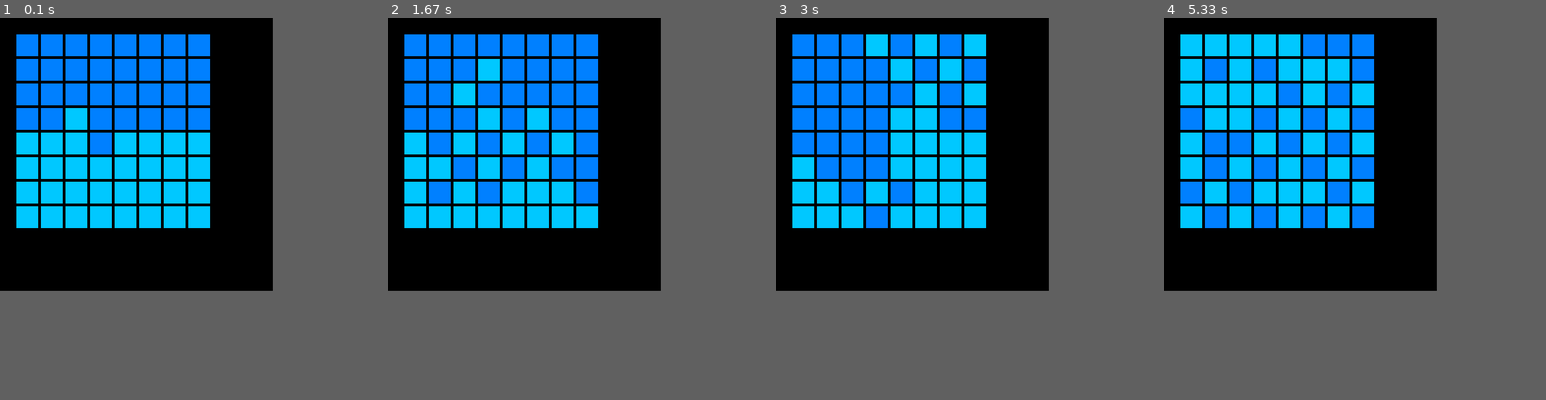
Above: before the commit, frames 1-4 (left to right).
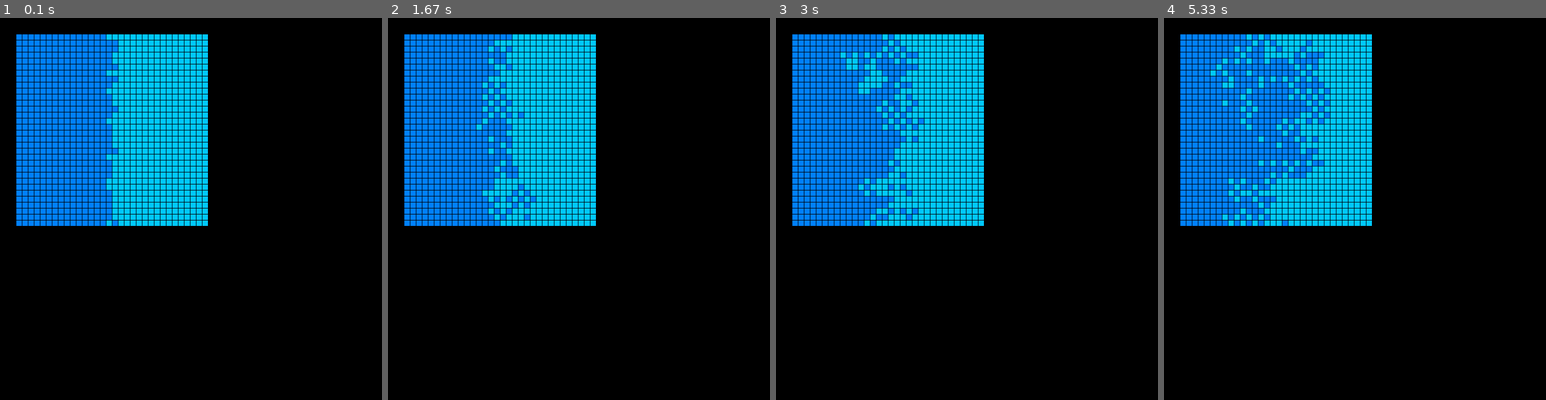
Above: after the commit, the same moments.

Repository: PratikshaJain37/Pixels-Fighting-pygame
Game: pygame game, started from main.py
The game is run twice, just before and just after one commit, with the same random seed, the same clock (stepped at 60 frames per second) and the same inputs.
Inputs:
- Up to frame 1 (0.1 s): no input
- Up to frame 2 (1.67 s): no input
- Up to frame 3 (3 s): no input
- Up to frame 4 (5.33 s): no input
The window is 500x500 before the commit and 700x700 after it. Grey fills any space a smaller window leaves; there, only what the larger window draws over its background counts as a difference.

The runs differ from the first frame. In frame 1, 16% of the frame differs, in the area x 4-55%, y 4-55%; in frame 2, 17%; in frame 3, 13%; in frame 4, 17%.

Commit message:
v1.2: Changeable grid size

Diff:
--- a/helpers.py
+++ b/helpers.py
@@ -2,15 +2,12 @@
 
 import random
 import numpy as np
-import time
 
-current_status = np.array([[0,0,0,0,1,1,1,1],[0,0,0,0,1,1,1,1],[0,0,0,0,1,1,1,1],[0,0,0,0,1,1,1,1],[0,0,0,0,1,1,1,1],[0,0,0,0,1,1,1,1],[0,0,0,0,1,1,1,1],[0,0,0,0,1,1,1,1]])
-
-def UpdateArray(current_status):
-    updated_status = np.zeros((8,8), dtype=int)
-    for i in range(0,8):
-        for j in range(0,8):
-            updated_status[i][j] = GetStatus(GetAliveRatio(i,j,current_status))
+def UpdateArray(current_status, INT):
+    updated_status = np.zeros((INT,INT), dtype=int)
+    for i in range(0,INT):
+        for j in range(0,INT):
+            updated_status[i][j] = GetStatus(GetAliveRatio(i,j,current_status,INT))
 
     return updated_status
 
@@ -21,27 +18,20 @@
     else:
         return 0
 
-def GetAliveRatio(x,y,current_status_array):
+def GetAliveRatio(x,y,current_status_array,INT):
     around_alive = 0
     around_total = 0
     for i in range(x-1,x+2):
-            if i in range(0,8) and i != x:
-                around_total += 1
-                if current_status_array[i][y] == 1:
-                    around_alive += 1
+        if i in range(0,INT) and i != x:
+            around_total += 1
+            if current_status_array[i][y] == 1:
+                around_alive += 1
 
     for j in range(y-1,y+2):
-        if j in range(0,8) and j != y:
+        if j in range(0,INT) and j != y:
             around_total += 1
             if current_status_array[x][j] == 1:
                 around_alive += 1
 
 
     return around_alive/around_total
-
-
-print(current_status)
-for i in range(1000):
-    current_status = UpdateArray(current_status)
-
-print (current_status)
--- a/main.py
+++ b/main.py
@@ -1,5 +1,7 @@
 # Main.py #
 # Author: Pratiksha Jain #
+
+# ---------------------#
 
 # Imports #
 import pygame
@@ -8,72 +10,90 @@
 import random
 import numpy as np
 
+# ---------------------#
+
 # Initialize Pygame
 pygame.init()
 
 # Initialize screen, status and clock
-screen = pygame.display.set_mode((500,500))
+screen = pygame.display.set_mode((700,700))
 running = True
 clock = pygame.time.Clock()
-
 
 # Defining Colors
 DARK_BLUE = (0,128,255)
 BLUE = (0,200,255)
 
-# Starting status of array
-current_status_array = np.array([[0,0,0,0,1,1,1,1],[0,0,0,0,1,1,1,1],[0,0,0,0,1,1,1,1],[0,0,0,0,1,1,1,1],[0,0,0,0,1,1,1,1],[0,0,0,0,1,1,1,1],[0,0,0,0,1,1,1,1],[0,0,0,0,1,1,1,1]])
+# Initialize number of rows/columns
+INT = 32
+INT_SQ = INT*INT
 
+# Initialize Status Array - Making an array with half dead and half alive
+zero = np.zeros((INT,INT//2), dtype=int)
+one = np.ones((INT,INT//2), dtype=int)
+current_status_array = np.concatenate((zero,one), axis=1)
+print(current_status_array)
 
+# ---------------------#
+
+# Defining Box Class
 class Box():
 
-    def __init__(self, x,y, status):
-        self.status = status
+    # Status can be dead (0) or alive(1);
+    def __init__(self, x, y, alive):
+        self.alive = alive
         self.x = x
         self.y = y
 
+    # Function to draw python rect; color depends on alive status
     def draw(self):
-        if self.status == 0:
-            pygame.draw.rect(screen, DARK_BLUE, Rect(30 + 45*self.x, 30 + 45*self.y, 40,40))
+        if self.alive == 0:
+            pygame.draw.rect(screen, DARK_BLUE, Rect(30 + 11*self.y, 30 + 11*self.x, 10,10))
         else:
-            pygame.draw.rect(screen, BLUE, Rect(30 + 45*self.x, 30 + 45*self.y, 40,40))
+            pygame.draw.rect(screen, BLUE, Rect(30 + 11*self.y, 30 + 11*self.x, 10,10))
 
+    # Function to update python rect; as per current_status_array
     def update(self):
-        self.status = current_status_array[self.x][self.y]
+        self.alive = current_status_array[self.x][self.y]
+        self.draw()
 
-        if self.status == 0:
-            pygame.draw.rect(screen, DARK_BLUE, Rect(30 + 45*self.x, 30 + 45*self.y, 40,40))
-        else:
-            pygame.draw.rect(screen, BLUE, Rect(30 + 45*self.x, 30 + 45*self.y, 40,40))
+# ---------------------#
+
+# Creating 64 instances of box class, and appending them to a list for accessibility
 
 boxes = []
 
-for i in range(64):
+for i in range(INT_SQ):
 
-    x = i//8
-    y = i%8
+    # x,y will be filled sequentially
+    x = i//INT
+    y = i%INT
 
-    if y > 3:
-        boxes.append(Box(x,y,1))
-    else:
-        boxes.append(Box(x,y,0))
+    # Alive status depening on current array
+    boxes.append(Box(x,y,current_status_array[x][y]))
 
+# ---------------------#
 
+# Main python loop
 
 while running:
 
+    # Main python quit function
     for event in pygame.event.get():
         if event.type == pygame.QUIT:
             running = False
 
-    screen.lock()
+    # For updating array
+    #screen.lock()
 
-    current_status_array = UpdateArray(current_status_array)
+    current_status_array = UpdateArray(current_status_array, INT)
     for box in boxes:
         box.update()
 
 
     # Refresh screen
-    screen.unlock()
+    #screen.unlock()
     pygame.display.update()
     clock.tick(10)
+
+# ---------------------#
